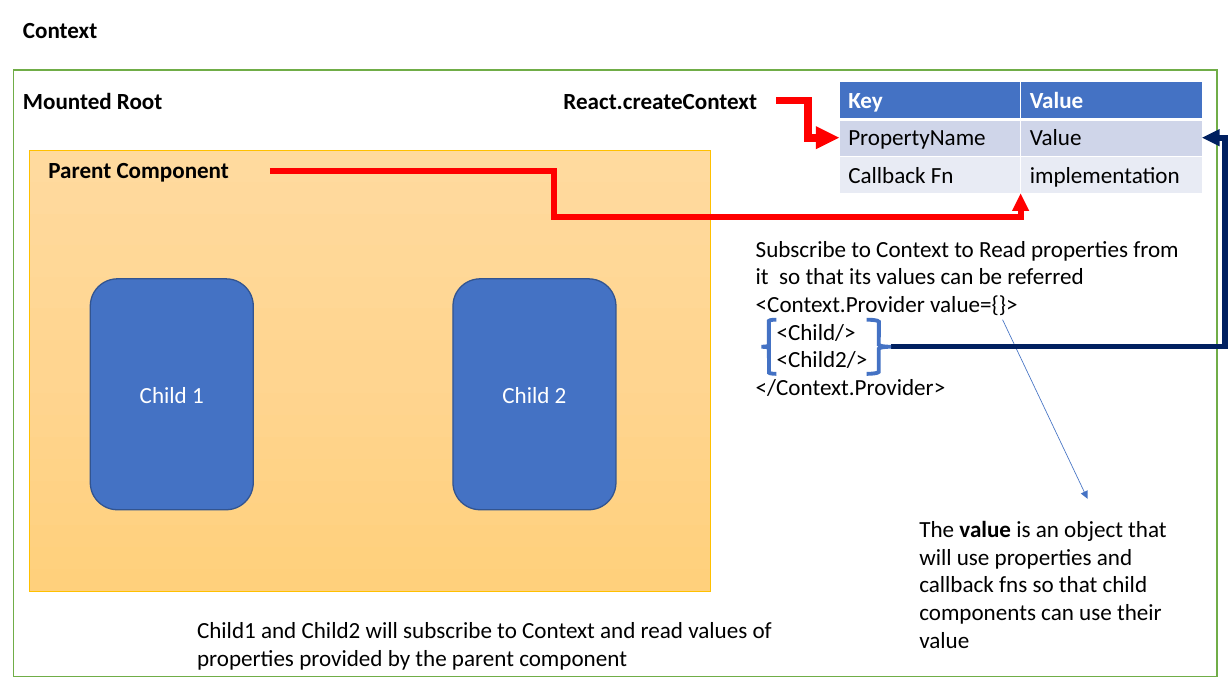
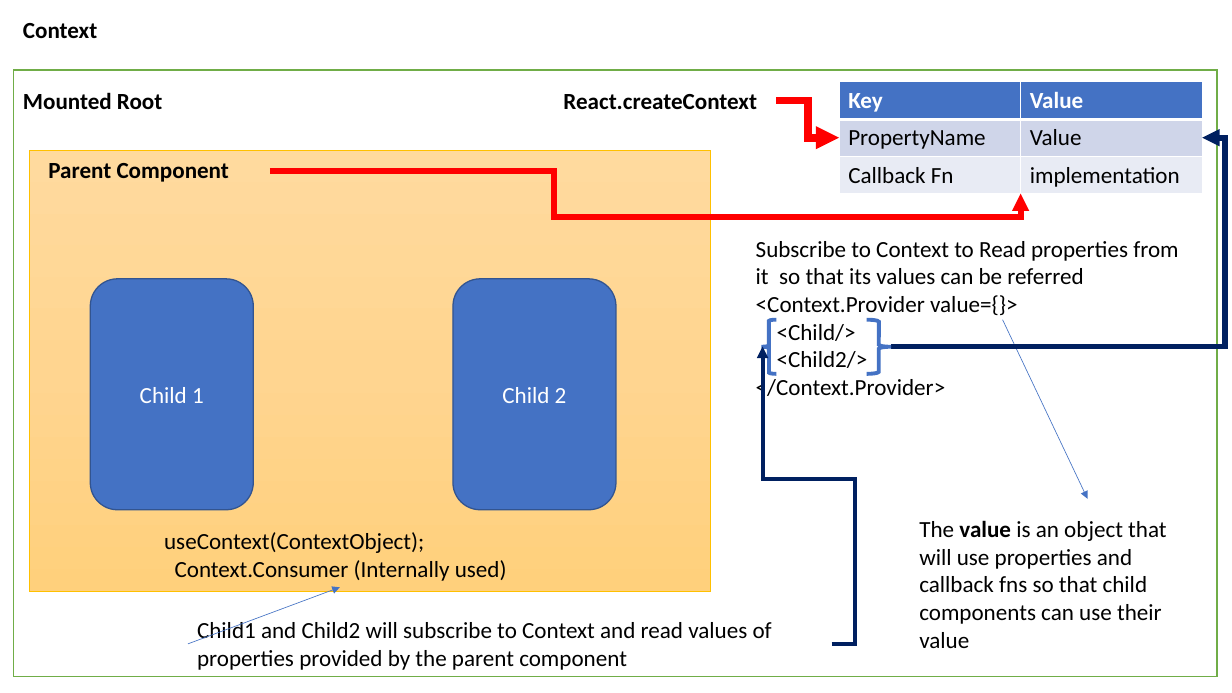
Before and after one commit to maheshsabnis/react-sync-trg, a slide deck: slide 2 of images_ppt.pptx. Drawn at 1232x693 pixels with LibreOffice and Linux fonts; fonts in the diff are those of the drawing. Boxes give left, top, right and bottom in pixels: in the first picture for what was removed or moved away, otherwise in the second. Text is boxed around its words. In the diff, an @@ line names an element or a change of style, - is before the commit and + after.

```diff
--- a/images_ppt.pptx
+++ b/images_ppt.pptx
@@ elbow arrow added from (832, 644) to (762, 347), #002060 3 pt @@
@@ text added at (x1=164, y1=532, x2=507, y2=581), 18 pt, text #000000 @@
+useContext(ContextObject);
+Context.Consumer (Internally used)
@@ arrow added from (188, 644) to (340, 588), #4472C4 0.5 pt @@
```
Also in this commit, not shown: 10 slides added, 6 other files.
